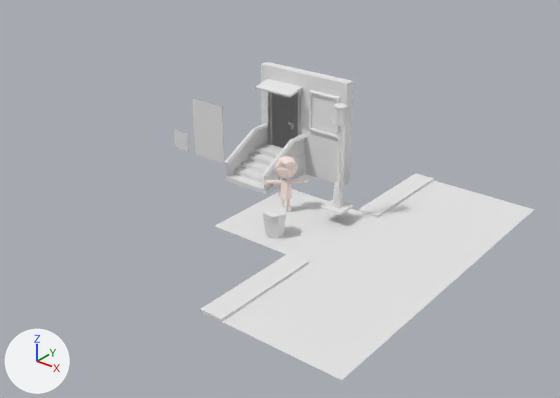
An edit to the Blender file ArtSources/street_1.blend, drawn before and after from the same camera.
Rendered twice from a 50 mm lens placed at (25.9, -47.2, 30.8), pointed at (-9.9, -2.4, 3.1). Arrows for +X, +Y and +Z are at lower left; the lights stay in place.

The first picture shows 'FenceHigh', 'LightingPole', 'SimpleWall', 'Stair', 'Window', 'characterMesh.001', 'door', 'roadCrossWalk', 'roadMiddle', 'roadMiddle.001', 'sideRoad', 'sideRoad.001', 'sideRoadWalk'.
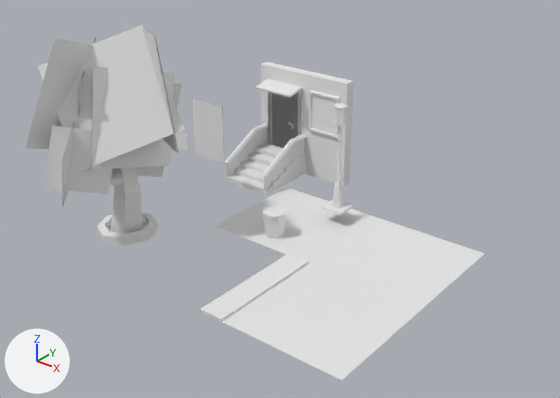
What differs and where, as boxes [x1, y1, x2, y2] in the pictures (560 x 398 px):
```json
{"object": "TreeStreetBig_1", "change": "added", "after": [25, 18, 185, 245]}
{"object": "roadMiddle", "change": "deleted", "before": [378, 180, 535, 253]}
{"object": "sideRoad.001", "change": "deleted", "before": [358, 173, 434, 217]}
{"object": "characterMesh.001", "change": "hidden", "before": [263, 156, 309, 212]}
```

Scene script edits in JSON lines:
```json
{"op": "add", "block": "mat_treestreetbigmaterial", "code": ["mat_treestreetbigmaterial = diffuse_material('TreeStreetBigMaterial')", "mat_treestreetbigmaterial.base_color = (0.8, 0.8, 0.8)  # white #e7e7e7"]}
{"op": "add", "block": "me_cylinder_005", "code": ["me_cylinder_005 = bpy.data.meshes.new('Cylinder.005')", "me_cylinder_005.from_pydata(...)  # 136 vertices, 72 faces; spans x -5.8..6.2, y -7.2..5.9, z 0.0..17.3", "me_cylinder_005.materials.append(mat_treestreetbigmaterial)  # white #e7e7e7"]}
{"op": "remove", "block": "ob_sideroad_001", "code": ["ob_sideroad_001 = bpy.data.objects.new('sideRoad.001', me_plane_004)", "ob_sideroad_001.location = (-6.0, 10.0, 0.0)"]}
{"op": "add", "block": "ob_charactermesh_001", "code": "ob_charactermesh_001.hide_viewport = True"}
{"op": "remove", "block": "ob_roadmiddle", "code": ["ob_roadmiddle = bpy.data.objects.new('roadMiddle', me_plane)", "ob_roadmiddle.location = (0.0, 10.0, 0.0)"]}
{"op": "add", "block": "ob_treestreetbig_1", "code": ["ob_treestreetbig_1 = bpy.data.objects.new('TreeStreetBig_1', me_cylinder_005)", "ob_treestreetbig_1.location = (-20.06, -10.17, 0.0)"]}
```
